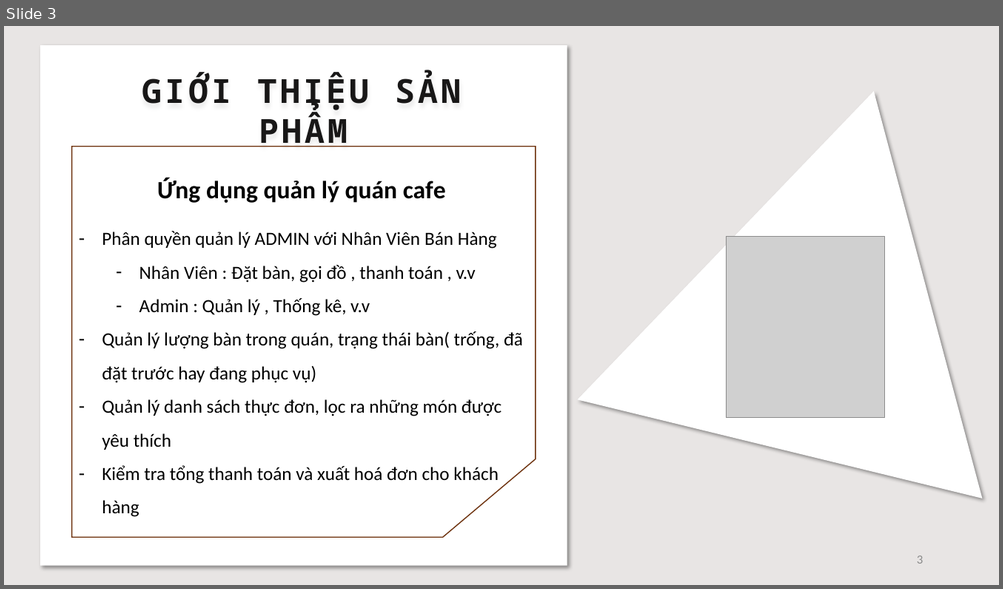
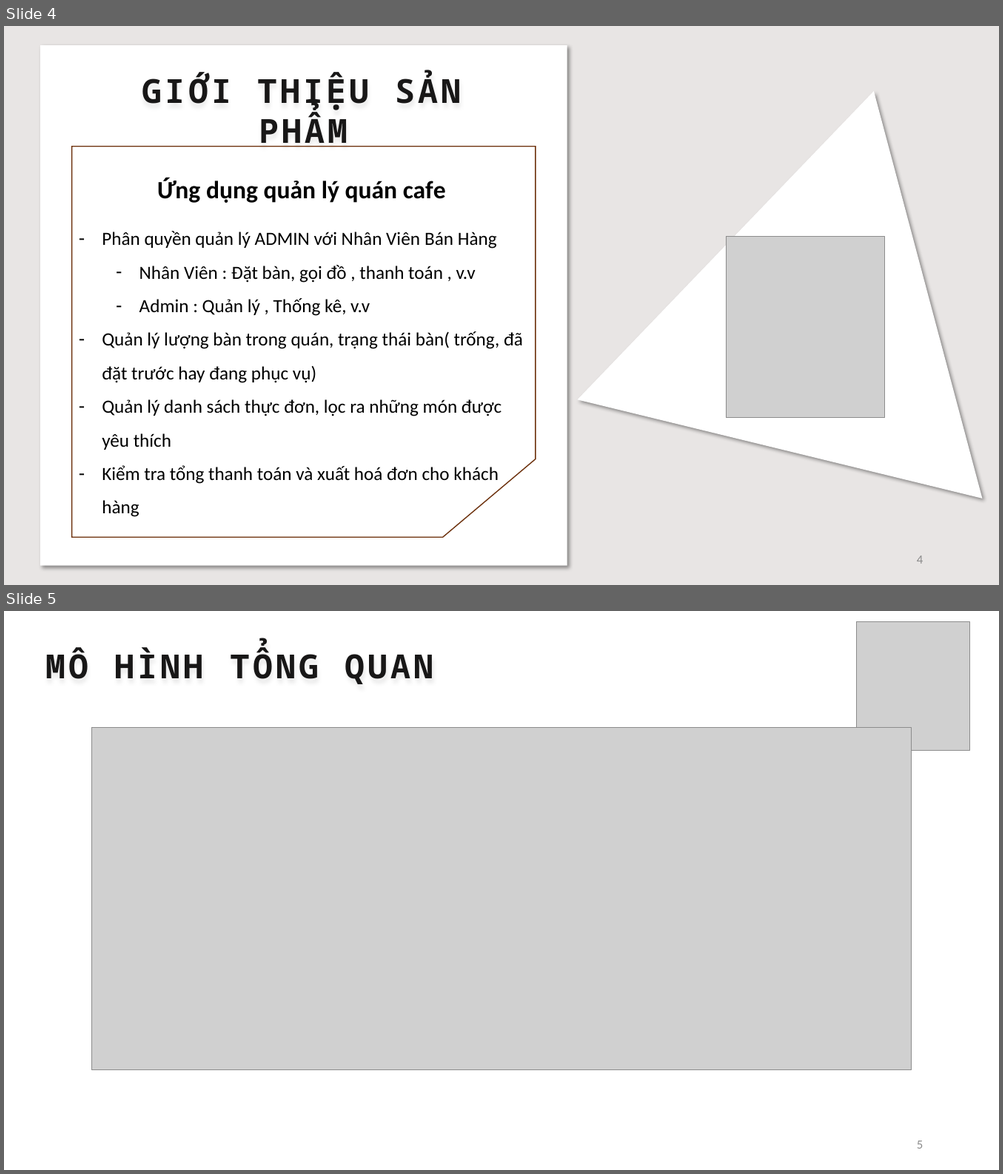
Before and after one commit to thanhhff/Cafe-Manager, a slide deck: report/FinalReport.pptx. Shown one above the other, each under a label of ours: slide 3 before the commit, slides 4 and 5 after it. The pictures are 1003x589 and 1003x1174 pixels, drawn with LibreOffice and Linux fonts; fonts in the diff are those of the drawing; grey boxes stand for pictures. Boxes give left, top, right and bottom in pixels: in the first picture for what was removed or moved away, otherwise in the second. Text is boxed around its words. In the diff, an @@ line names an element or a change of style, - is before the commit and + after.

```diff
--- a/report/FinalReport.pptx
+++ b/report/FinalReport.pptx
@@ slide 5 added at <box>4,611,999,1170</box>, background #FFFFFF @@
@@ picture added at <box>856,622,970,752</box> @@
@@ text added at <box>46,648,433,684</box>, 32 pt, text #181717, bold @@
+MÔ HÌNH TỔNG QUAN
@@ picture added at <box>91,727,910,1071</box> @@
@@ page number added at <box>916,1141,922,1149</box>, 12 pt, text #8C8C8C @@
+5
@@ what was slide 3 is now slide 4 @@
@@ page number at <box>916,556,922,564</box>: text changed @@
-3
+4
```
Also in this commit, not shown: 13 slides changed, 1 other slide added.
